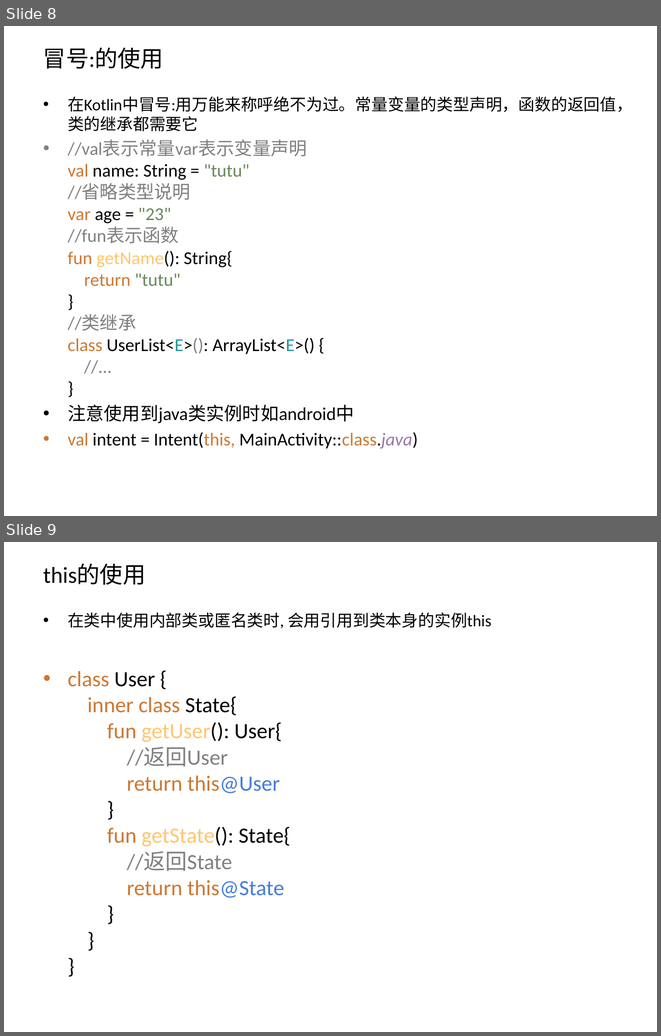
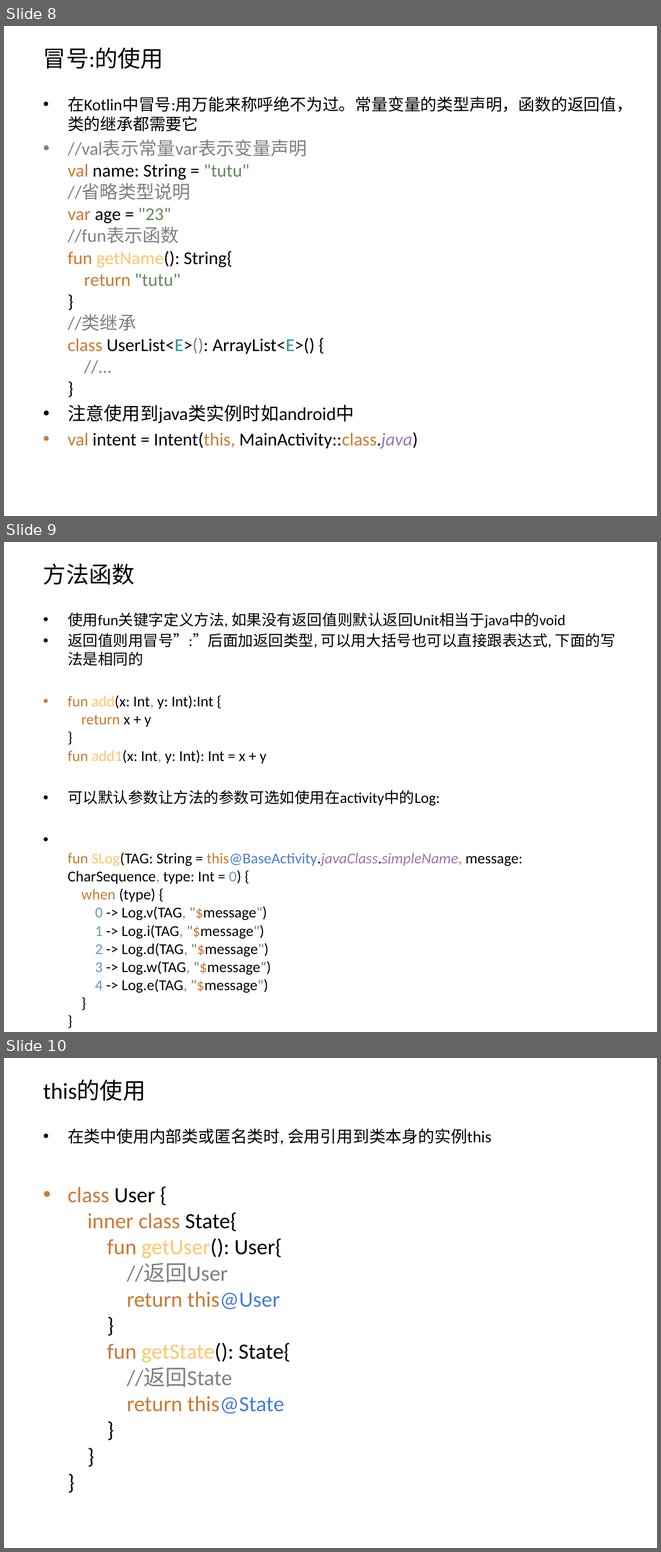
Before and after one commit to zxf2871/KotlinStudy, a slide deck: Kotlin初探.pptx. Shown one above the other, each under a label of ours: slides 8 and 9 before the commit, slides 8, 9 and 10 after it. The pictures are 661x1036 and 661x1552 pixels, drawn with LibreOffice and Linux fonts; fonts in the diff are those of the drawing. Boxes give left, top, right and bottom in pixels: in the first picture for what was removed or moved away, otherwise in the second. Text is boxed around its words. In the diff, an @@ line names an element or a change of style, - is before the commit and + after.

```diff
--- a/Kotlin初探.pptx
+++ b/Kotlin初探.pptx
@@ slide 9 added at [4,542,657,1032], background #FFFFFF @@
@@ title added at [43,563,134,585], 25.2 pt, text #000000 @@
+方法函数
@@ text added at [68,612,616,974], 16.6 pt, text #000000 @@
+• 使用fun关键字定义方法, 如果没有返回值则默认返回Unit相当于java中的void
+• 返回值则用冒号”:”后面加返回类型, 可以用大括号也可以直接跟表达式, 下面的写法是相同的
+• fun add(x: Int, y: Int):Int {
+  return x + y
+  }
+  fun add1(x: Int, y: Int): Int = x + y
+• 可以默认参数让方法的参数可选如使用在activity中的Log:
+• fun SLog(TAG: String = this@BaseActivity.javaClass.simpleName, message: CharSequence, type: Int = 0) {
+  when (type) {
+  0 -> Log.v(TAG, "$message")
+  1 -> Log.i(TAG, "$message")
+  2 -> Log.d(TAG, "$message")
+  3 -> Log.w(TAG, "$message")
+  4 -> Log.e(TAG, "$message")
+  }
+  }
@@ what was slide 9 is now slide 10 @@
```
Also in this commit, not shown: 6 other files.
